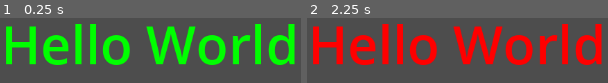
Above: before the commit, frames 1-2 (left to right).
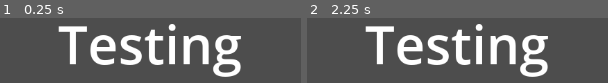
Above: after the commit, the same moments.

Repository: Teto-Novala/gdscript
Game: Godot game, scene res://main.tscn
Same seed, same stepped clock (60 frames per second), same inputs: the game is played once before the commit and once after it.
Inputs:
- Up to frame 1 (0.25 s): no input
- Up to frame 2 (2.25 s): tap Enter at 0.5, 2 s; hold Space (my_action) 0.53-1.28 s; tap Space (my_action) at 1.35 s; hold Space (my_action) from 2.03 s (still down)

The runs differ from the first frame. In frame 1, 32% of the frame differs, in the area x 1-99%, y 9-91%; in frame 2, 32%.

Commit message:
variabel

Diff:
--- a/main.gd
+++ b/main.gd
@@ -1,30 +1,11 @@
 extends Node
 
-var health = 100
+# scope
 
 # Called when the node enters the scene tree for the first time.
 func _ready() -> void:
-	$Label.text = "Hello World"
-	$Label.modulate = Color.GREEN
 
-	print(health)
-
-
-func _input(event: InputEvent) -> void:
-
-	# space ditekan
-	if event.is_action_pressed("my_action"):
-		if health <= 0:
-			print("lu mati")
-			health = 0
-		elif health != 0 and health <= 100 :
-			health -= 20
-			print("awww")
-		else:
-			print(health)
-
-		$Label.modulate = Color.RED
-
-	# space di release
-	if event.is_action_released('my_action'):
-		$Label.modulate = Color.GREEN
+	# var godot dan coolness cmn ada di func _ready
+	# tipe variabel bisa tanpa di declare
+	var godot = true
+	var coolness = 9001
